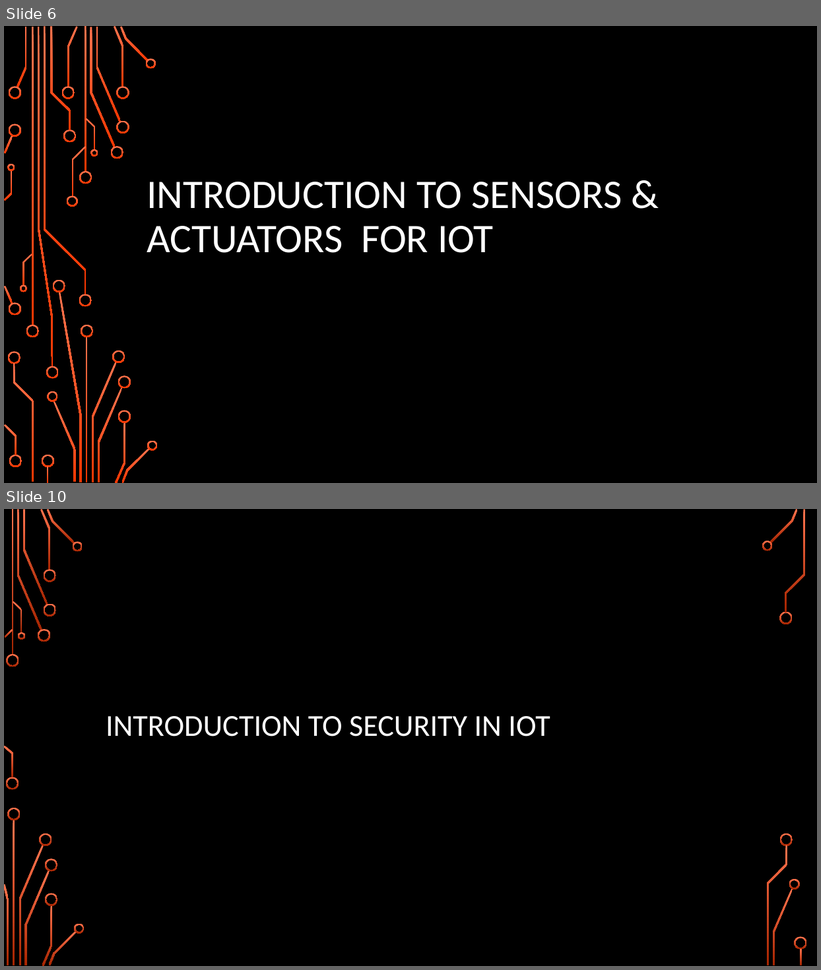
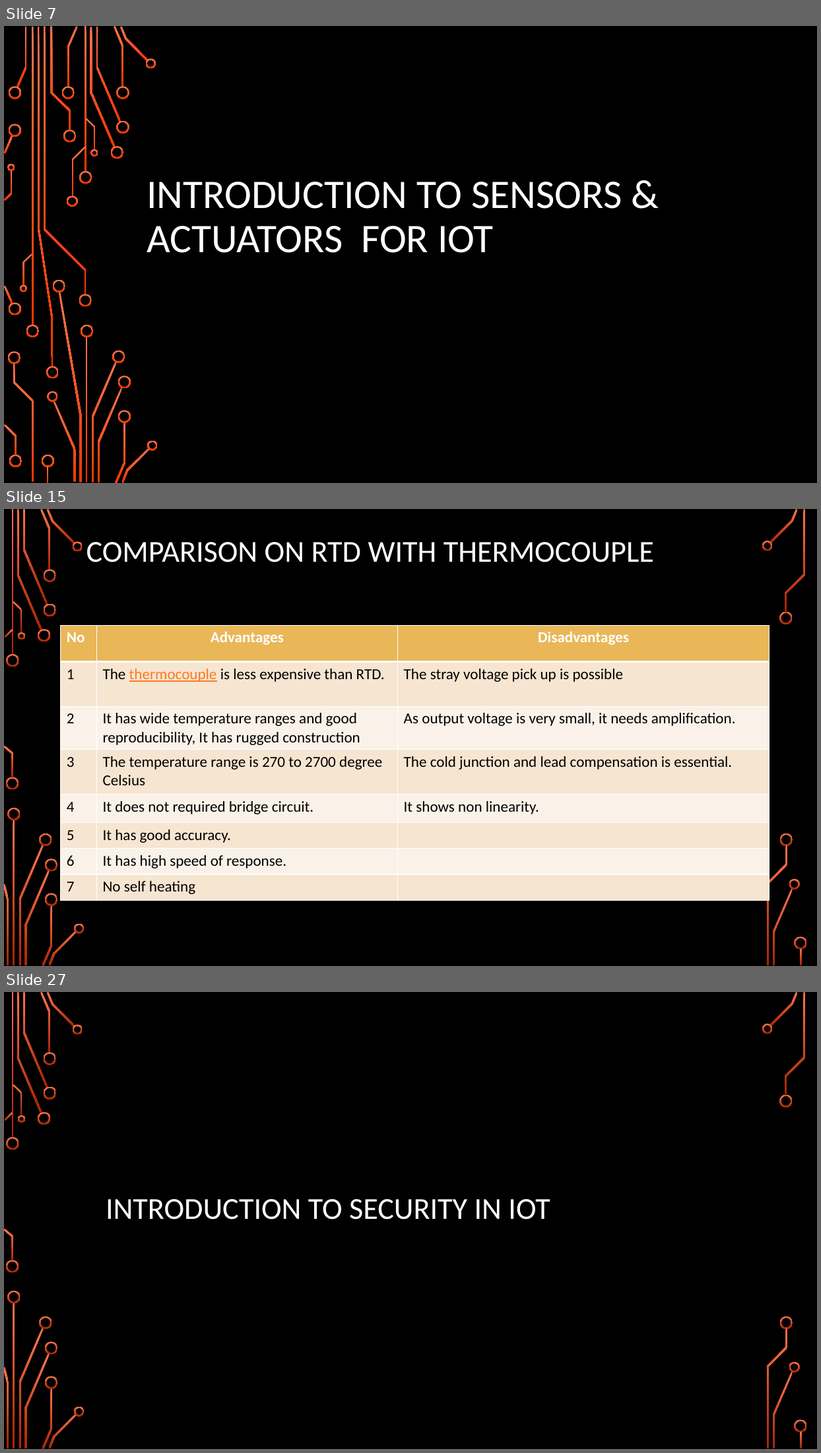
Before and after one commit to girishsukukumar/IoTWorkshop, a slide deck: Module-2.pptx. Shown one above the other, each under a label of ours: slides 6 and 10 before the commit, slides 7, 15 and 27 after it; the slides between them are not shown. The pictures are 821x970 and 821x1453 pixels, drawn with LibreOffice and Linux fonts; fonts in the diff are those of the drawing; background and template pictures are left out. Boxes give left, top, right and bottom in pixels: in the first picture for what was removed or moved away, otherwise in the second. Text is boxed around its words. In the diff, an @@ line names an element or a change of style, - is before the commit and + after.

```diff
--- a/Module-2.pptx
+++ b/Module-2.pptx
@@ slide 15 added at <box>4,509,817,966</box>, background picture (left out); not listed: 36 template elements that a slide beside it also shows @@
@@ title added at <box>86,542,654,562</box>, 36 pt, text #FFFFFF @@
+COMPARISON ON RTD WITH THERMOCOUPLE
@@ table added at <box>61,626,770,900</box>, 8 rows, 3 columns @@
+No | Advantages | Disadvantages
+1 | The thermocouple is less expensive than RTD. | The stray voltage pick up is possible
+2 | It has wide temperature ranges and good reproducibility, It has rugged construction | As output voltage is very small, it needs amplification.
+3 | The temperature range is 270 to 2700 degree Celsius | The cold junction and lead compensation is essential.
+4 | It does not required bridge circuit. | It shows non linearity.
+5 | It has good accuracy. | 
+6 | It has high speed of response. | 
+7 | No self heating | 
@@ what was slide 6 is now slide 7 @@
@@ what was slide 10 is now slide 27 @@
```
Also in this commit, not shown: 6 slides changed, 16 other slides added.
